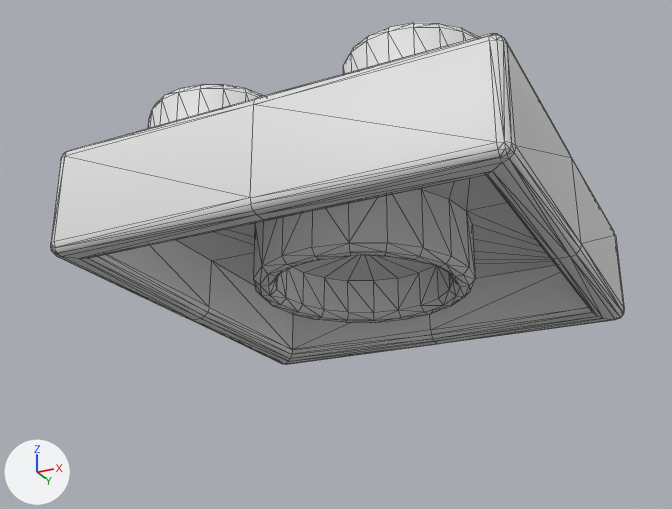
The OBJ model src/main/resources/models/brick_2x2.obj, before and after one commit.
Rendered twice from a 50 mm lens placed at (1.69, -3.67, -1.75), pointed at (-0.09, -0.1, -0.14). Lighting does not change. The marker at lower left points along +X, +Y and +Z. Mesh edges are drawn as thin lines. Where no turn or scale is listed for an object, it has been applied to the vertices.

Names of what the first picture shows: 'Brick_2x2'.
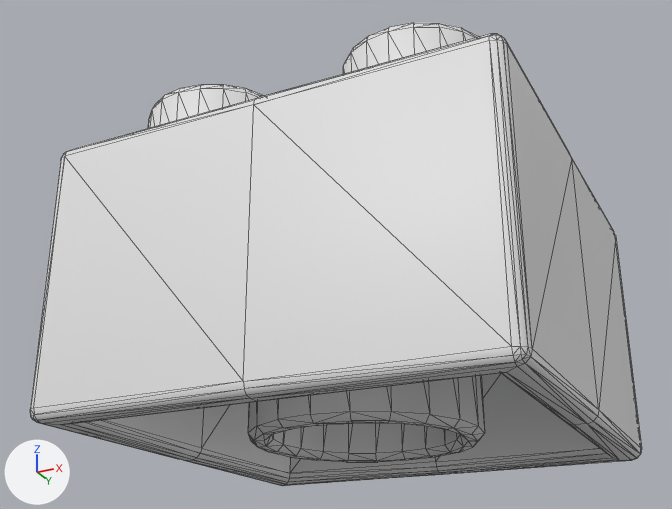
Changed parts and their boxes [x1, y1, x2, y2] in the pictures (672 x 509 px; the box of a moved part takes in the faces that stretch with it):
'Brick_2x2', reshaped (7% wider, 36% taller): before [51, 23, 624, 364]; after [30, 23, 641, 486]
part 1 of me_brick_2x2, moved or reshaped: before [51, 40, 624, 364]; after [30, 40, 641, 486]

Diff of the bpy script that builds the scene:
```diff
--- a/src/main/resources/models/brick_2x2.obj.py
+++ b/src/main/resources/models/brick_2x2.obj.py
@@ me_brick_2x2 @@
 me_brick_2x2.from_pydata(...)  # 610 vertices, 1216 faces; spans x -1.0..1.0, y -1.0..1.0, z -0.3..0.48
 # used by ob_brick_2x2; location = (0.0, 0.0, 0.0)
+# me_brick_2x2 part 1: all 176 vertices in x -1.0..1.0, y -1.0..1.0, z -0.3..-0.25 are moved by (0.0, 0.0, -0.7)
```
